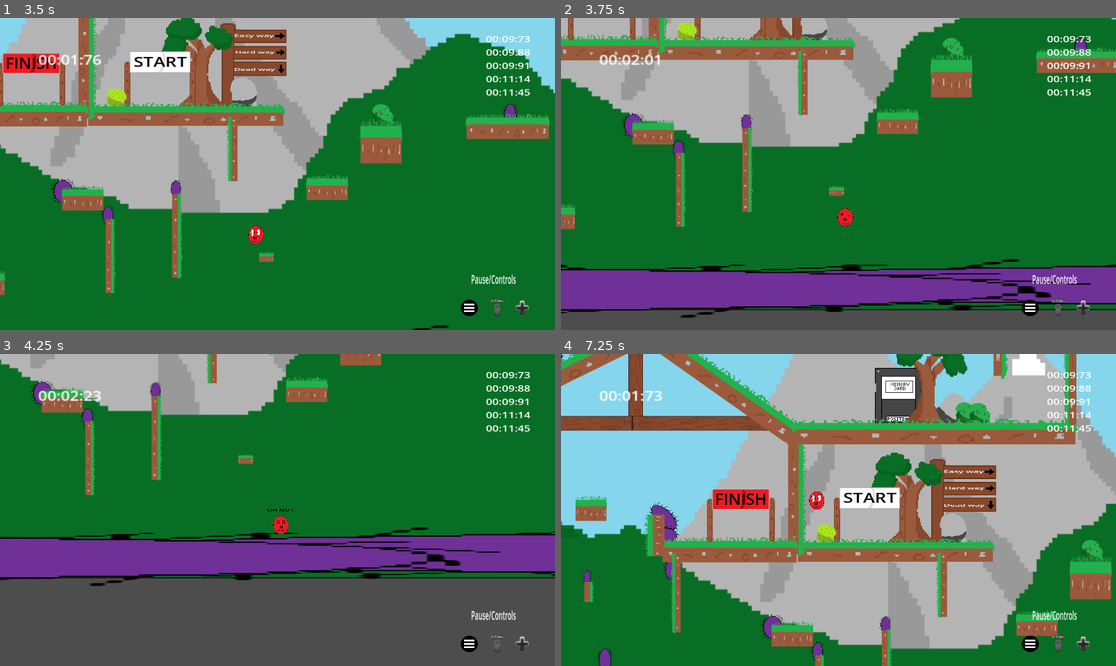
Above: before the commit, frames 1-4 (two rows, left to right).
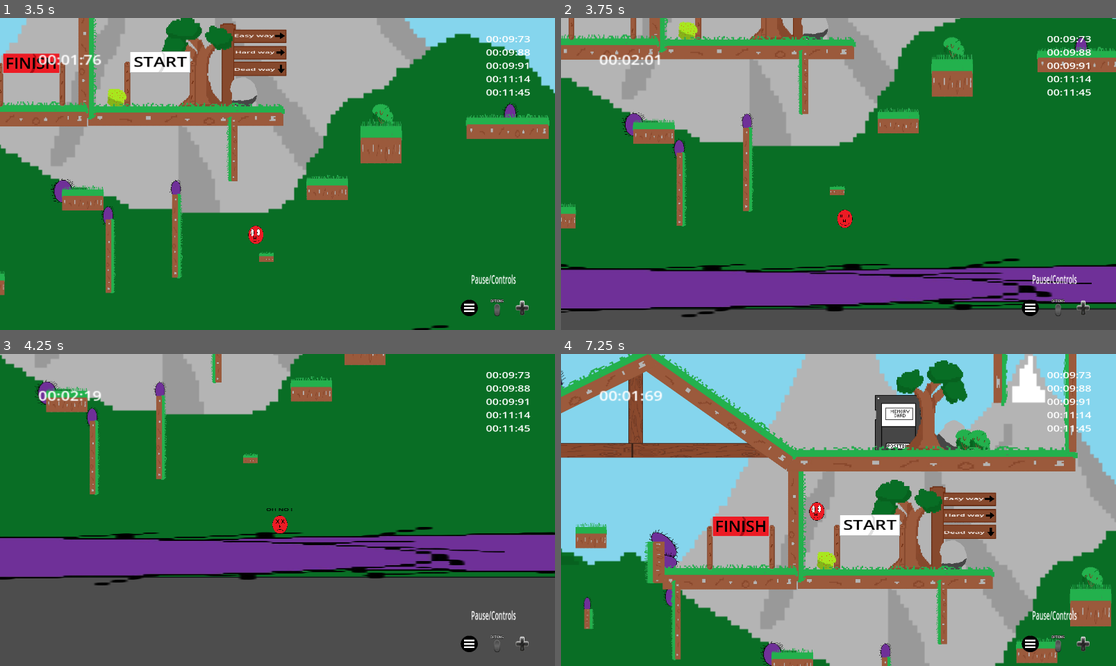
Above: after the commit, the same moments.

Repository: Mahnwe/TheBallThatWasUwU
Game: Godot game, scene res://Scenes/menu.tscn
Two runs of this game, one before a commit and one after it. Both use one fixed random seed, a clock stepped at 60 frames per second and the inputs below.
Inputs (mouse positions are in pixels of both pictures, inside the frame that each line leads up to):
- Up to frame 1 (3.5 s): click "Level 1" at 0.5 s; tap Enter at 1.25 s; move the mouse to (399, 158) at 1.27 s; hold Space (jump) 1.28-2.03 s; hold D (move_right) 1.28-2.78 s; click (399, 158) at 1.42 s; move the mouse to (166, 189) at 2.02 s; tap X (dash) at 2.1 s; tap Space (jump) at 2.27, 2.3, 2.57 s; move the mouse to (333, 105) at 2.77 s; hold A (move_left) from 2.78 s (still down); hold Space (jump) from 2.78 s (still down); tap F (next_level) at 2.85 s
- Up to frame 2 (3.75 s): move the mouse to (810, 236) at 3.52 s; release A (move_left) at 3.53 s; release Space (jump) at 3.53 s; hold D (move_right) from 3.53 s (still down); tap C (open_commands) at 3.6 s; click (810, 236) at 3.67 s
- Up to frame 3 (4.25 s): keep holding D (move_right); tap Space (jump) at 3.77, 3.8, 4.07 s
- Up to frame 4 (7.25 s): move the mouse to (1005, 556) at 4.27 s; hold Space (jump) 4.28-5.03 s; move the mouse to (672, 463) at 5.02 s; release D (move_right) at 5.03 s; hold A (move_left) 5.03-5.78 s; tap X (dash) at 5.1 s; tap Space (jump) at 5.27, 5.3, 5.57, 6.77, 6.8, 7.07 s; move the mouse to (866, 510) at 5.77 s; hold D (move_right) 5.78-6.53 s; hold Space (jump) 5.78-6.53 s; tap F (next_level) at 5.85 s; click (866, 510) at 5.92 s; move the mouse to (755, 432) at 6.52 s; hold A (move_left) from 6.53 s (still down); tap C (open_commands) at 6.6 s

Frame 1 is identical in both runs. In frame 2, 5.6% of the frame differs, in the area x 0-100%, y 0-97%; in frame 3, 5.6%; in frame 4, 52%, in the area x 0-100%, y 0-100%.

Commit message:
Trying to make walljumps more pleasant

Diff:
--- a/Scripts/player.gd
+++ b/Scripts/player.gd
@@ -19,7 +19,7 @@
 var can_double_jump
 var number_of_jumps
 
-func _physics_process(_delta):
+func _physics_process(delta):
 	check_for_player_movement()
 	check_if_player_is_on_floor()
 	check_if_player_is_not_on_floor()
@@ -113,15 +113,17 @@
 		check_animation_if_on_wall()
 		var wall_normal = get_wall_normal()
 		if collinding_right_wall() and Input.is_action_just_pressed("jump"):
-			var wall_jump_force_to_left = Vector2(speed * 2 *  wall_normal.x, jump_force)
+			var wall_jump_force_to_left = Vector2(speed * 2.5 * wall_normal.x, jump_force)
 			velocity = wall_jump_force_to_left
+			move_and_slide()
 			$AnimatedSprite2D.animation = "jump"
 			$AnimatedSprite2D.flip_h = true
 			$AnimatedSprite2D.play()
 			await $AnimatedSprite2D.animation_finished
 		if colliding_left_wall() and Input.is_action_just_pressed("jump"):
-			var wall_jump_force_to_right = Vector2(speed * 2 * wall_normal.x, jump_force)
+			var wall_jump_force_to_right = Vector2(speed * 2.5 *  wall_normal.x, jump_force)
 			velocity = wall_jump_force_to_right
+			move_and_slide()
 			$AnimatedSprite2D.animation = "jump"
 			$AnimatedSprite2D.flip_h = false
 			$AnimatedSprite2D.play()
@@ -136,15 +138,15 @@
 
 
 func check_animation_if_on_wall():
-	if collinding_right_wall() and Input.is_action_pressed("move_right"):
+	if collinding_right_wall():
 		number_of_jumps = 0
-		velocity.y = gravity+32
+		velocity.y = gravity+75
 		can_dash = true
 		$AnimatedSprite2D.animation = "stay"
 		$AnimatedSprite2D.flip_h = true
-	if colliding_left_wall() and Input.is_action_pressed("move_left"):
+	if colliding_left_wall():
 		number_of_jumps = 0
-		velocity.y = gravity+32
+		velocity.y = gravity+75
 		can_dash = true
 		$AnimatedSprite2D.animation = "stay"
 		$AnimatedSprite2D.flip_h = false
